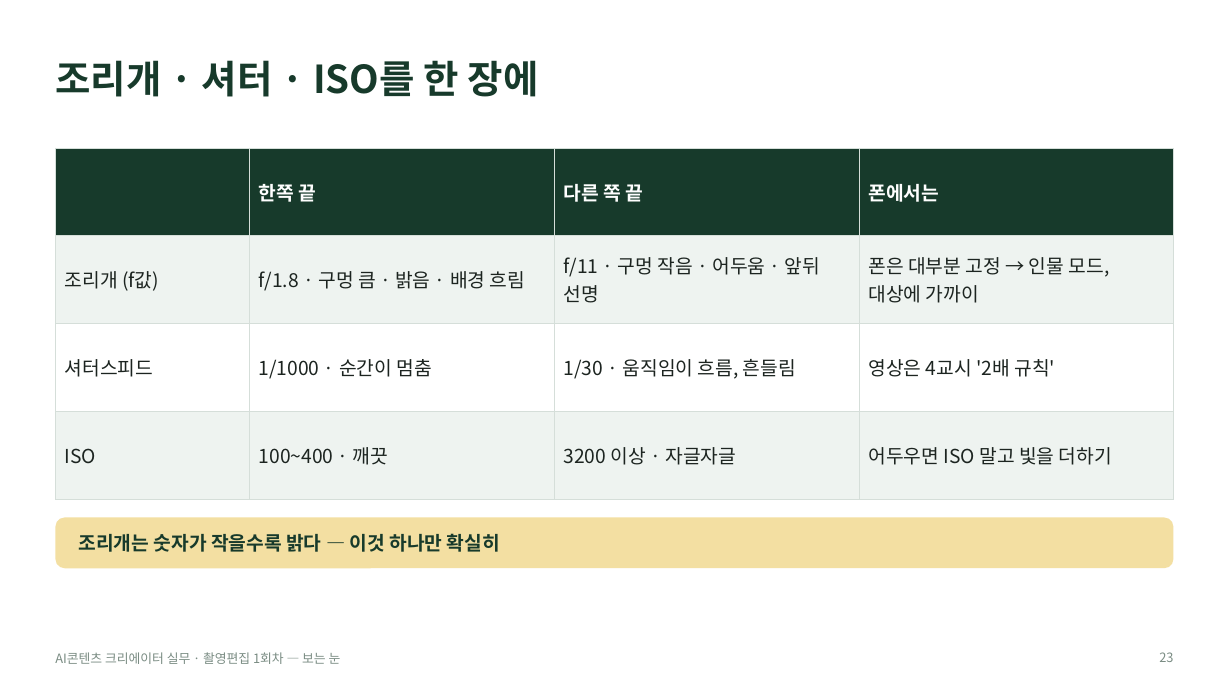
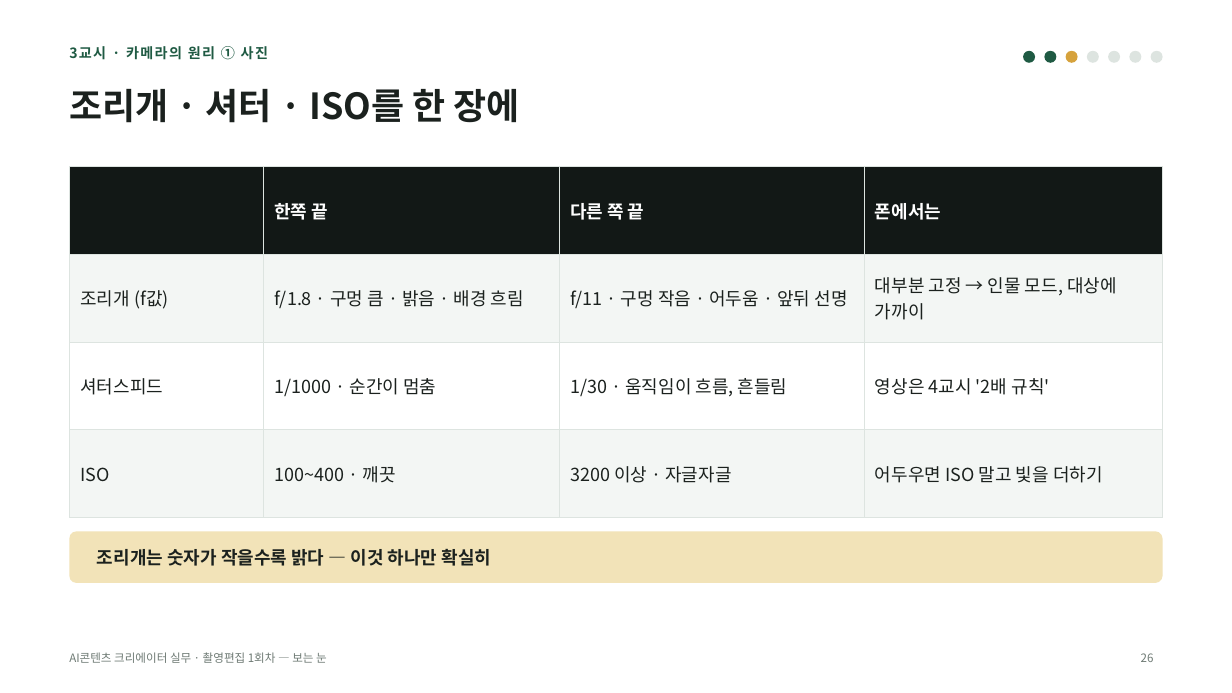
Before and after one commit to yujida/MARUBIT, a slide deck: slide 26 of lectures/01/1회차_보는눈_슬라이드.pptx (slide 23 before the commit). Drawn at 1232x693 pixels with LibreOffice and Linux fonts; fonts in the diff are those of the drawing. Boxes give left, top, right and bottom in pixels: in the first picture for what was removed or moved away, otherwise in the second. Text is boxed around its words. In the diff, an @@ line names an element or a change of style, - is before the commit and + after.

```diff
--- a/lectures/01/1회차_보는눈_슬라이드.pptx
+++ b/lectures/01/1회차_보는눈_슬라이드.pptx
@@ text added at bbox=[69, 46, 268, 60], 11 pt, text #1F5A43, bold @@
+3교시 · 카메라의 원리 ① 사진
@@ ellipse added at bbox=[1023, 51, 1035, 63], fill #1F5A43 @@
@@ ellipse added at bbox=[1044, 51, 1056, 63], fill #1F5A43 @@
@@ ellipse added at bbox=[1066, 51, 1078, 63], fill #D6A23C @@
@@ ellipse added at bbox=[1087, 51, 1099, 63], fill #DDE4E0 @@
@@ ellipse added at bbox=[1108, 51, 1120, 63], fill #DDE4E0 @@
@@ ellipse added at bbox=[1129, 51, 1141, 63], fill #DDE4E0 @@
@@ ellipse added at bbox=[1151, 51, 1163, 63], fill #DDE4E0 @@
@@ title "조리개 · 셔터 · ISO를 ...": place and size @@
-title "조리개 · 셔터 · ISO를 ..." at bbox=[55, 60, 539, 97]
+title "조리개 · 셔터 · ISO를 ..." at bbox=[69, 89, 520, 123]
@@ title "조리개 · 셔터 · ISO를 ..." at bbox=[69, 89, 520, 123]: size 30 to 28 pt, text colour #173A2B to #1B211E @@
@@ table at bbox=[69, 166, 1163, 487] @@
-row 2, column 4: 폰은 대부분 고정 → 인물 모드, 대상에 가까이
+row 2, column 4: 대부분 고정 → 인물 모드, 대상에 가까이
@@ fill #173A2B to #121816 in row 1 @@
@@ fill #EEF3F0 to #F3F6F4 in 8 cells @@
@@ size 15 to 14 pt in "한쪽 끝", "다른 쪽 끝", "폰에서는", "조리개 (f값)" and 10 more places @@
@@ text colour #1C2420 to #1B211E in "조리개 (f값)", "f/1.8 · 구멍 큼 · 밝음 · ...", "f/11 · 구멍 작음 · 어두움 · ...", "셔터스피드" and 7 more places @@
@@ borders changed @@
@@ table: place and size @@
-table at bbox=[55, 148, 1174, 469]
+table at bbox=[69, 166, 1163, 487]
@@ rounded rectangle: place and size @@
-rounded rectangle at bbox=[55, 518, 1174, 568]
+rounded rectangle at bbox=[69, 531, 1163, 583]
@@ rounded rectangle at bbox=[69, 531, 1163, 583]: fill #F3DFA2 to #F2E3B8; proportions changed @@
@@ text "조리개는 숫자가 작을수록 밝다 — ...": place and size @@
-text "조리개는 숫자가 작을수록 밝다 — ..." at bbox=[79, 533, 500, 552]
+text "조리개는 숫자가 작을수록 밝다 — ..." at bbox=[97, 549, 492, 566]
@@ text "조리개는 숫자가 작을수록 밝다 — ..." at bbox=[97, 549, 492, 566]: size 15 to 14 pt, text colour #173A2B to #1B211E @@
@@ text "AI콘텐츠 크리에이터 실무 · 촬영편집 ...": place and size @@
-text "AI콘텐츠 크리에이터 실무 · 촬영편집 ..." at bbox=[55, 652, 341, 664]
+text "AI콘텐츠 크리에이터 실무 · 촬영편집 ..." at bbox=[69, 652, 327, 663]
@@ text "AI콘텐츠 크리에이터 실무 · 촬영편집 ..." at bbox=[69, 652, 327, 663]: size 10 to 9 pt, text colour #7A8C83 to #6E7A74 @@
@@ page number added at bbox=[1141, 653, 1154, 662], 9 pt, text #6E7A74 @@
+26
@@ page number removed at bbox=[1159, 652, 1173, 662] @@
-23
```
Also in this commit, not shown: 47 other slides changed, 9 slides added, 6 slides removed, 11 other files.
